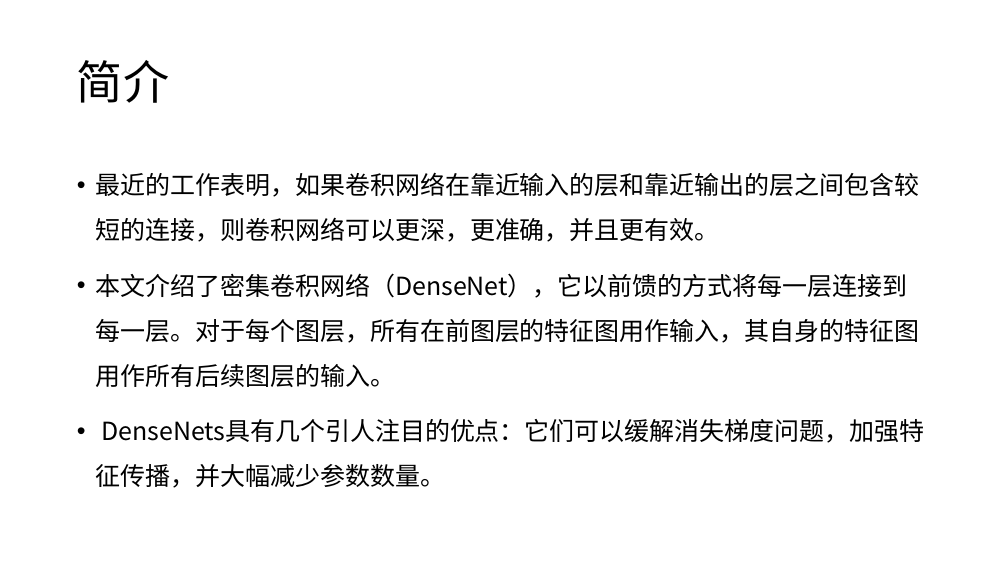
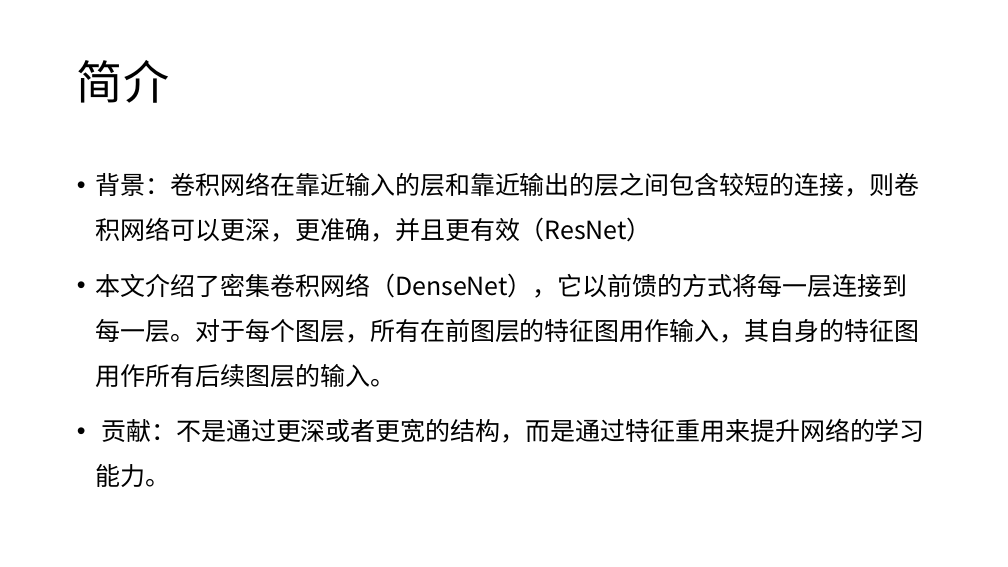
Before and after one commit to XianzhengWU/deeplearning_papernotes, a slide deck: slide 17 of 第二次组会_2018.10.15.pptx. Drawn at 1008x567 pixels with LibreOffice and Linux fonts; fonts in the diff are those of the drawing. Boxes give left, top, right and bottom in pixels: in the first picture for what was removed or moved away, otherwise in the second. Text is boxed around its words. In the diff, an @@ line names an element or a change of style, - is before the commit and + after.

```diff
--- a/第二次组会_2018.10.15.pptx
+++ b/第二次组会_2018.10.15.pptx
@@ text at (96, 172, 920, 242): text changed @@
-• 最近的工作表明，如果卷积网络在靠近输入的层和靠近输出的层之间包含较短的连接，则卷积网络可以更深，更准确，并且更有效。
+• 背景：卷积网络在靠近输入的层和靠近输出的层之间包含较短的连接，则卷积网络可以更深，更准确，并且更有效（ResNet）
@@ text at (96, 418, 925, 487): text changed @@
-• DenseNets具有几个引人注目的优点：它们可以缓解消失梯度问题，加强特征传播，并大幅减少参数数量。
+• 贡献：不是通过更深或者更宽的结构，而是通过特征重用来提升网络的学习能力。
```
Also in this commit, not shown: 5 other slides changed, 3 slides added, 4 slides removed, 3 other files.
